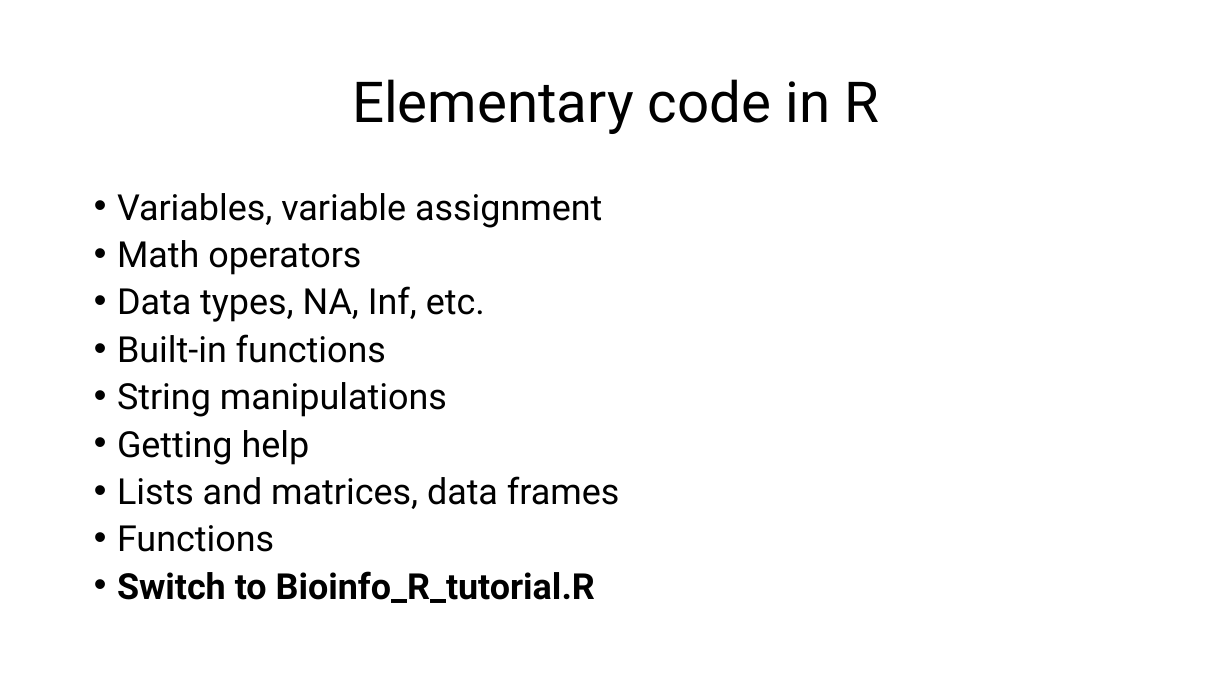
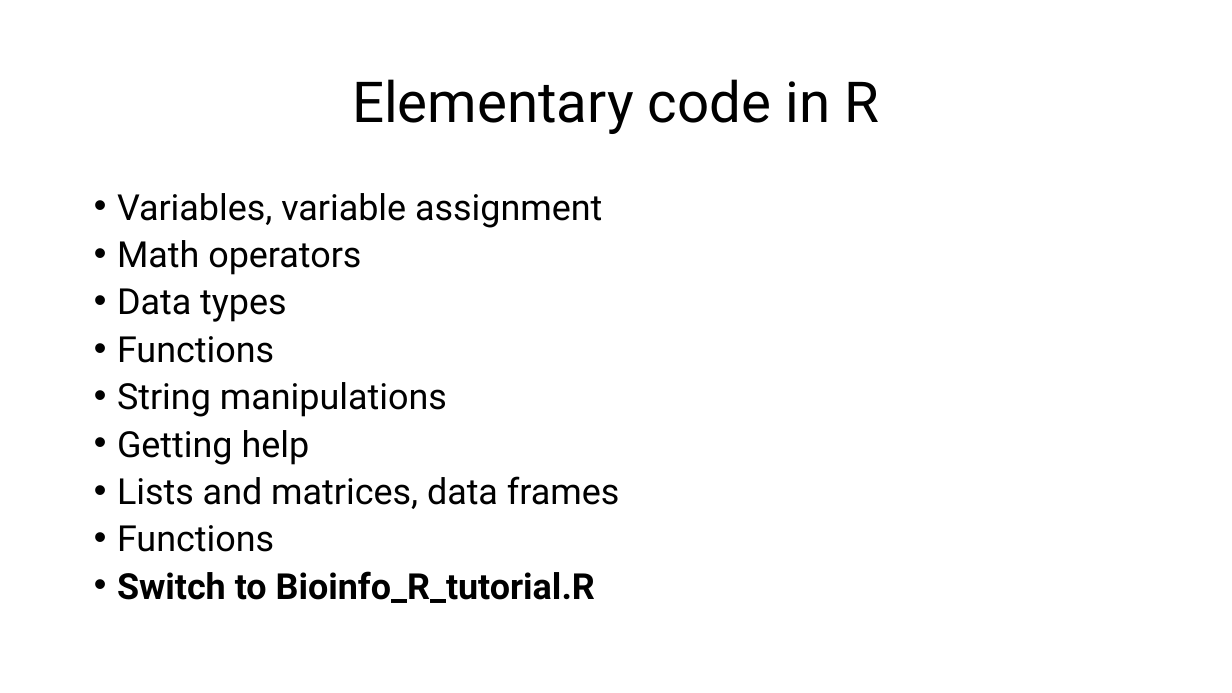
Before and after one commit to csmatyi/crs2025, a slide deck: slide 8 of CRS2025_R_workshop.pptx. Drawn at 1232x693 pixels with LibreOffice and Linux fonts; fonts in the diff are those of the drawing. Boxes give left, top, right and bottom in pixels: in the first picture for what was removed or moved away, otherwise in the second. Text is boxed around its words. In the diff, an @@ line names an element or a change of style, - is before the commit and + after.

```diff
--- a/CRS2025_R_workshop.pptx
+++ b/CRS2025_R_workshop.pptx
@@ text at (117,288,286,363): text changed @@
-• Data types, NA, Inf, etc.
-• Built-in functions
+• Data types
+• Functions
```
Also in this commit, not shown: 6 other slides changed, 2 other files.
